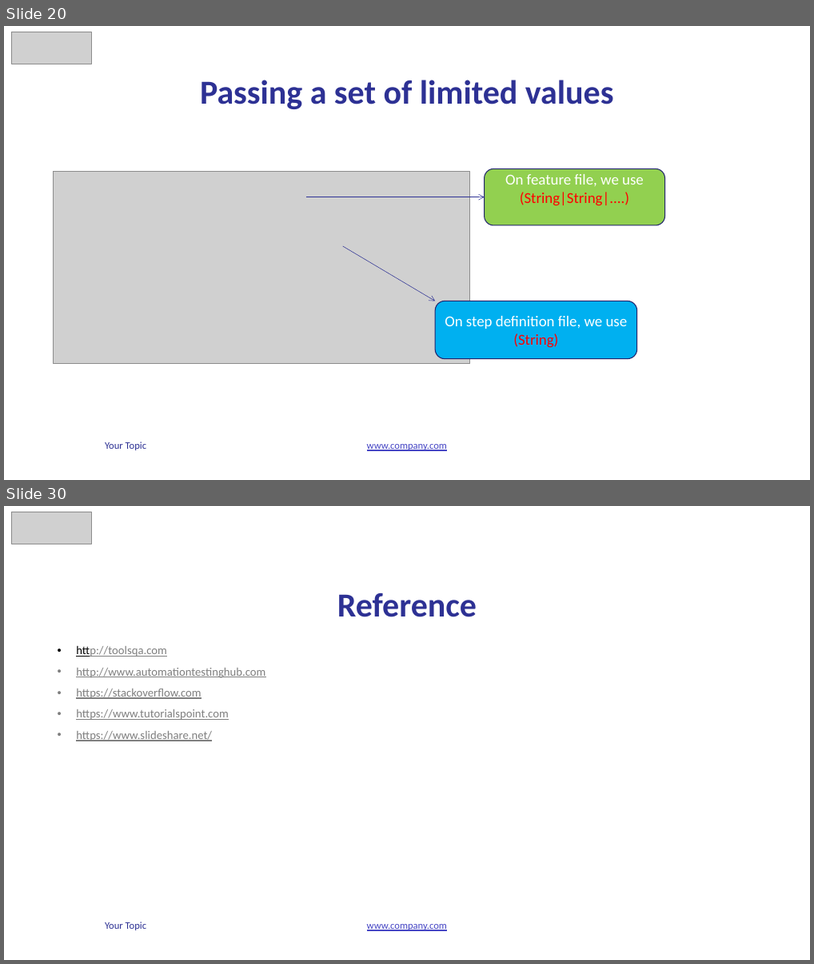
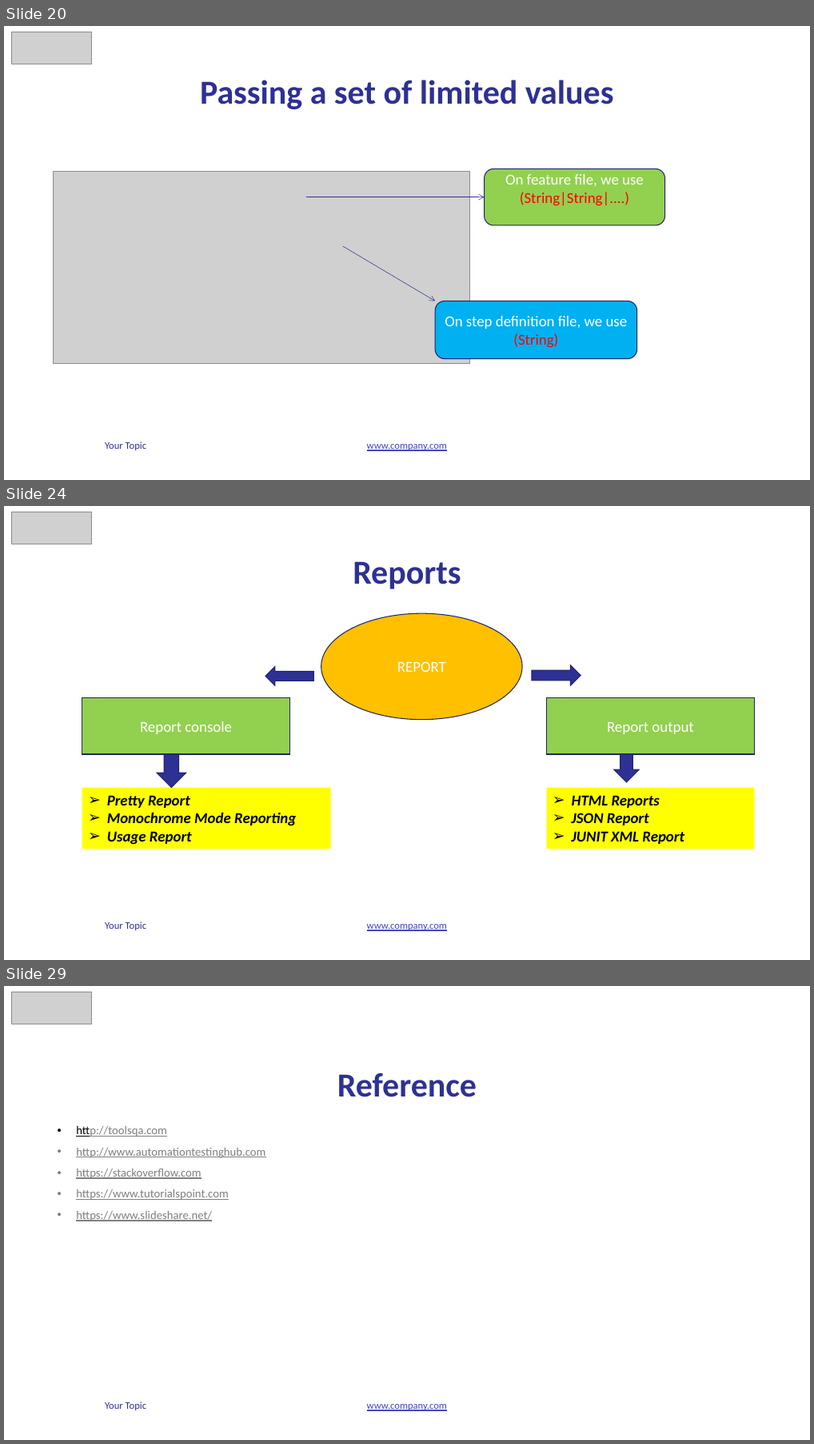
Before and after one commit to vunguyen2588/Cucumber, a slide deck: b4uconference_cucumber_slide.pptx. Shown one above the other, each under a label of ours: slides 20 and 30 before the commit, slides 20, 24 and 29 after it; the slides between them are not shown. The pictures are 814x964 and 814x1444 pixels, drawn with LibreOffice and Linux fonts; fonts in the diff are those of the drawing; grey boxes stand for pictures. Boxes give left, top, right and bottom in pixels: in the first picture for what was removed or moved away, otherwise in the second. Text is boxed around its words. In the diff, an @@ line names an element or a change of style, - is before the commit and + after.

```diff
--- a/b4uconference_cucumber_slide.pptx
+++ b/b4uconference_cucumber_slide.pptx
@@ slide 24 added at (4,506,810,960), background #FFFFFF; not listed: 2 template elements that a slide beside it also shows @@
@@ picture added at (11,512,92,544) @@
@@ title added at (353,561,461,589), 40 pt, text #2D3194, bold @@
+Reports
@@ ellipse added at (322,614,523,720), fill #FFC000, outline #21246D 1 pt, 18 pt, text #FFFFFF @@
+REPORT
@@ left arrow added at (266,666,314,685), fill #2D3194, outline #21246D 1 pt @@
@@ right arrow added at (532,665,581,686), fill #2D3194, outline #21246D 1 pt @@
@@ rectangle added at (82,698,290,754), fill #92D050, outline #21246D 1 pt, 18 pt, text #FFFFFF @@
+Report console
@@ rectangle added at (547,698,755,754), fill #92D050, outline #21246D 1 pt, 18 pt, text #FFFFFF @@
+Report output
@@ down arrow added at (157,754,186,788), fill #2D3194, outline #21246D 1 pt @@
@@ down arrow added at (614,754,640,782), fill #2D3194, outline #21246D 1 pt @@
@@ rectangle added at (82,788,330,848), fill #FFFF00, 18 pt, text #000000, bold, italic @@
+➢ Pretty Report
+➢ Monochrome Mode Reporting
+➢ Usage Report
@@ rectangle added at (547,788,755,848), fill #FFFF00, 18 pt, text #000000, bold, italic @@
+➢ HTML Reports
+➢ JSON Report
+➢ JUNIT XML Report
@@ what was slide 30 is now slide 29 @@
```
Also in this commit, not shown: 4 slides changed, 3 other slides added, 5 slides removed, 5 other files.
